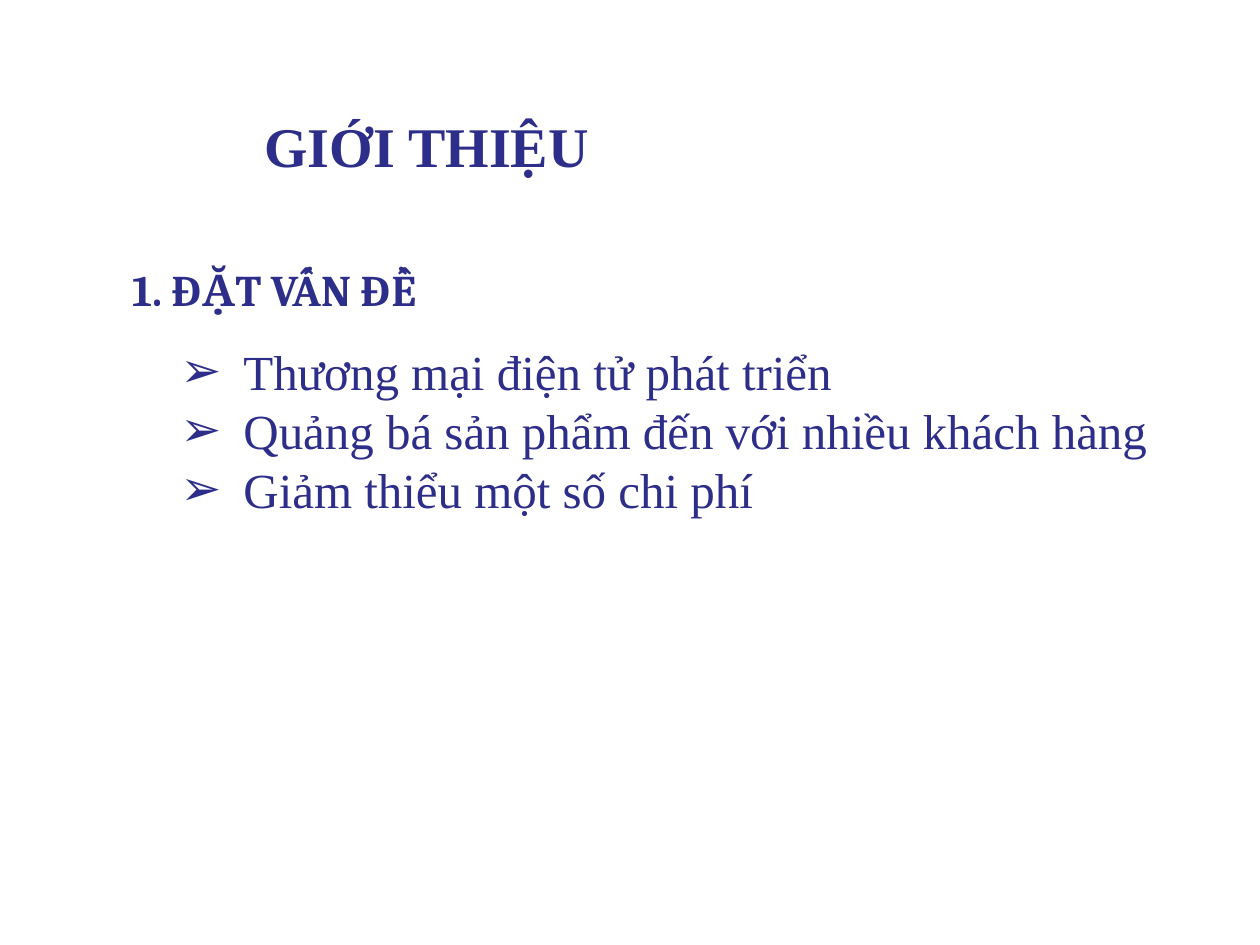
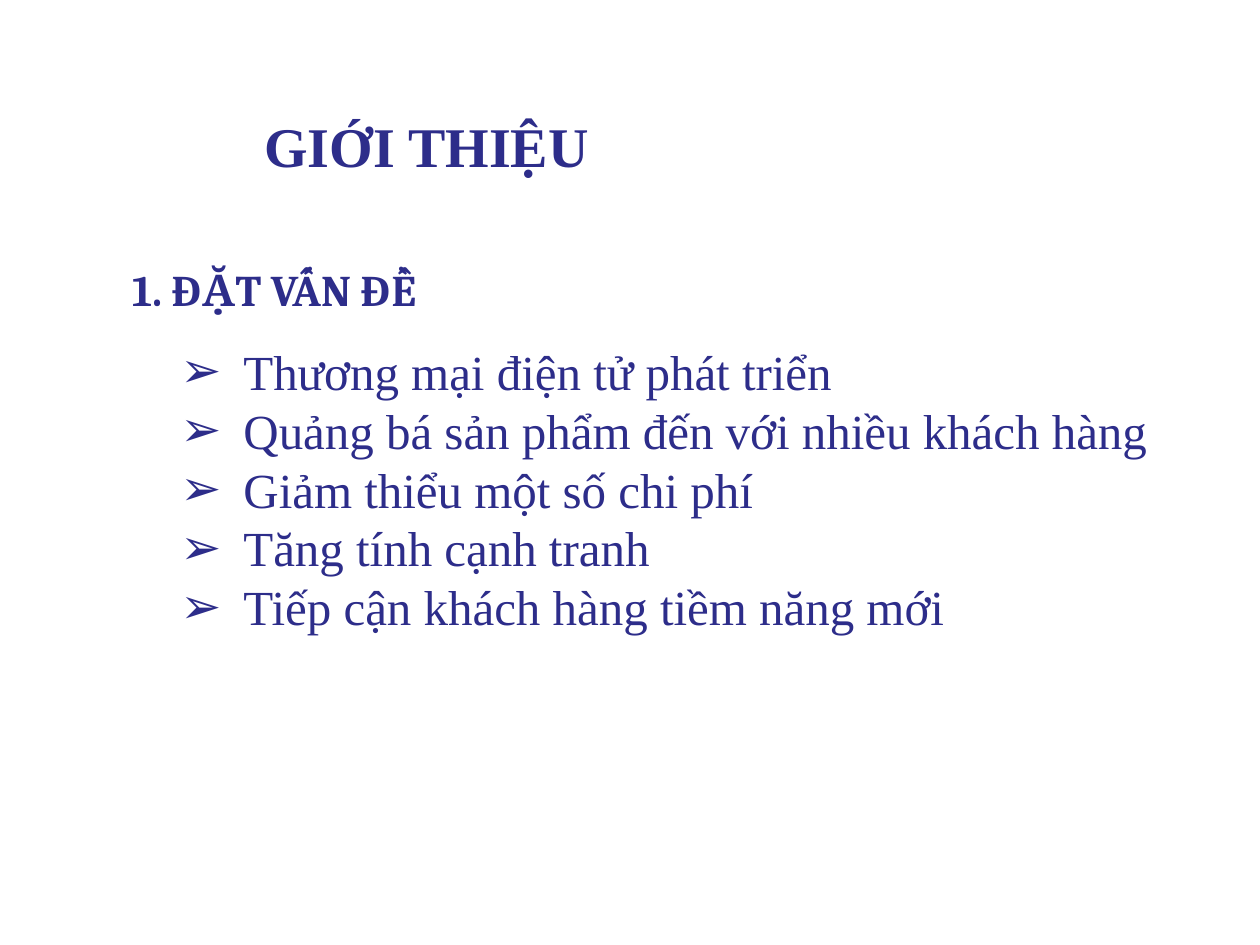
Before and after one commit to buicongminh2018/baovelvtn, a slide deck: slide 3 of LVTN.pptx. Drawn at 1260x945 pixels with LibreOffice and Linux fonts; fonts in the diff are those of the drawing; background and template pictures are left out. Boxes give left, top, right and bottom in pixels: in the first picture for what was removed or moved away, otherwise in the second. Text is boxed around its words. In the diff, an @@ line names an element or a change of style, - is before the commit and + after.

```diff
--- a/LVTN.pptx
+++ b/LVTN.pptx
@@ text at [243,532,943,635]: paragraphs added @@
+➢ Tăng tính cạnh tranh
+➢ Tiếp cận khách hàng tiềm năng mới
```
Also in this commit, not shown: 4 other slides changed, 2 slides added, 1 slide removed, 2 other files.
